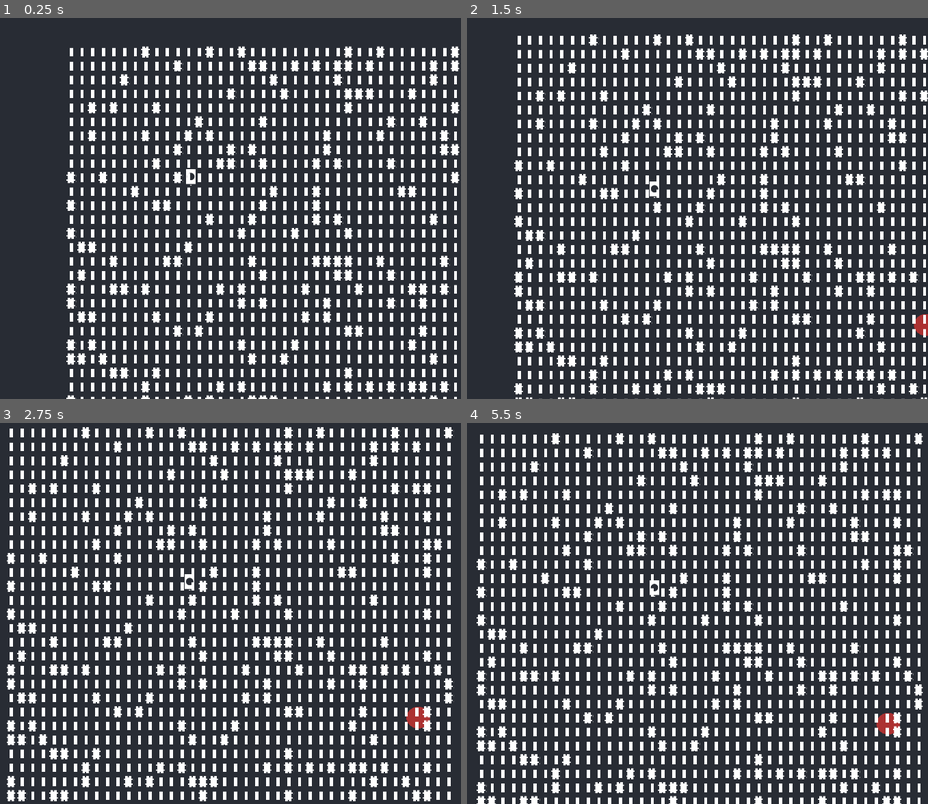
Above: before the commit, frames 1-4 (two rows, left to right).
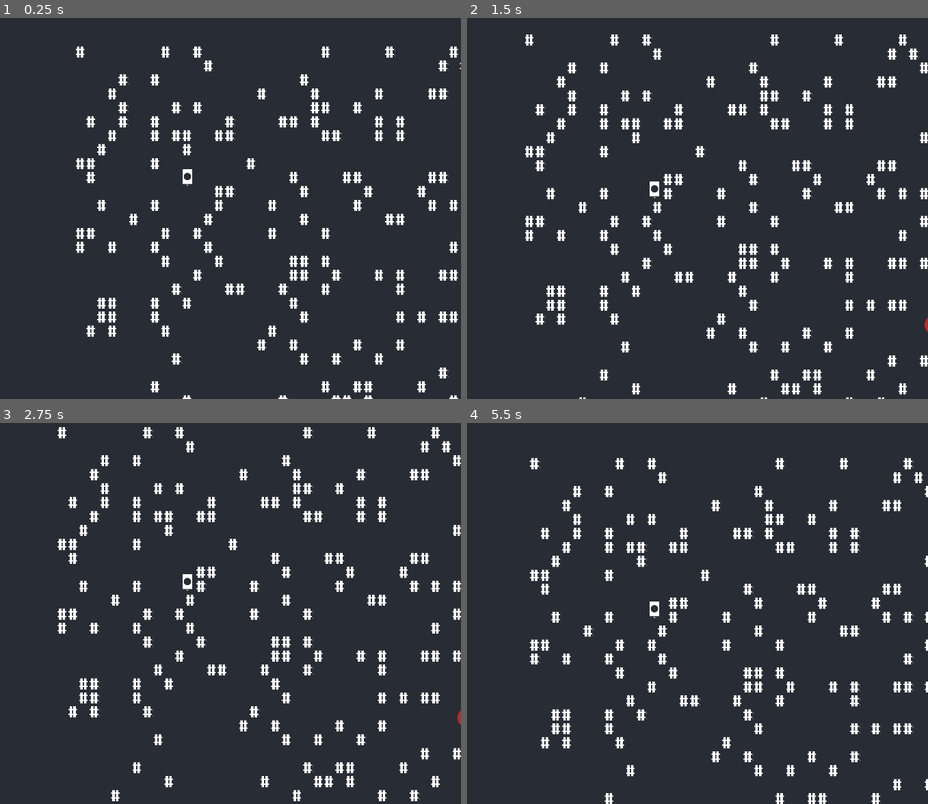
Above: after the commit, the same moments.

Repository: grantlouisherman/TransMigration
Game: Godot game, scene res://scene/main/main_scene.tscn
Two runs of this game, one before a commit and one after it. Both use one fixed random seed, a clock stepped at 60 frames per second and the inputs below.
Inputs:
- Up to frame 1 (0.25 s): no input
- Up to frame 2 (1.5 s): tap Enter at 0.5 s; hold D (move_right) 0.53-1.28 s; hold S (move_down) from 1.28 s (still down)
- Up to frame 3 (2.75 s): release S (move_down) at 2.03 s; hold D (move_right) from 2.03 s (still down)
- Up to frame 4 (5.5 s): release D (move_right) at 2.78 s; hold W (move_up) 2.78-3.53 s; hold A (move_left) 3.53-5.03 s; tap Space at 5 s; hold S (move_down) from 5.03 s (still down)

The runs differ from the first frame. In frame 1, 21% of the frame differs, in the area x 14-100%, y 7-100%; in frame 2, 23%; in frame 3, 27%, in the area x 1-100%, y 1-100%; in frame 4, 26%.

Commit message:
enimies move but looks super janky

Diff:
--- a/scene/main/scripts/InitWorld.gd
+++ b/scene/main/scripts/InitWorld.gd
@@ -37,7 +37,7 @@
 	#_create_spawn_point(viewport_width, viewport_height * .25, PointB, true)
 
 	# Create Dungeon Floor && Walls
-	_create_dungeon(DungeonSize.MAX_X*2, DungeonSize.MAX_Y*2, Floor, GroupName.DUNGEON, false)
+	#_create_dungeon(DungeonSize.MAX_X*2, DungeonSize.MAX_Y*2, Floor, GroupName.DUNGEON, false)
 	_create_dungeon(DungeonSize.MAX_X*2, DungeonSize.MAX_Y*2, Wall, GroupName.DUNGEON, true)
 
 	# Create Boundaries
--- /dev/null
+++ b/sprites/dwarf.gd
@@ -0,0 +1,17 @@
+extends CharacterBody2D
+
+
+const SPEED = 100.0
+var _direction:Vector2 = Vector2()
+var acceleration = 1.5
+var should_move_this_frame = true
+func _physics_process(delta: float) -> void:
+	#if !should_move_this_frame:
+		#pass
+	_direction = Vector2(randf_range(-1, 1), randf_range(-1, 1)).normalized()
+	velocity = lerp(velocity, _direction, delta*acceleration*SPEED)
+	should_move_this_frame =!should_move_this_frame
+	move_and_slide()
+
+func _process(delta):
+	pass
--- a/sprites/dwarf.tscn
+++ b/sprites/dwarf.tscn
@@ -1,11 +1,22 @@
-[gd_scene load_steps=3 format=3 uid="uid://64rstrxdbxvf"]
+[gd_scene load_steps=5 format=3 uid="uid://64rstrxdbxvf"]
 
+[ext_resource type="Script" path="res://sprites/dwarf.gd" id="1_71ymk"]
 [ext_resource type="Texture2D" uid="uid://b3idcysiqxx23" path="res://resource/curses_vector_24x36.png" id="1_bh1fw"]
 
-[sub_resource type="AtlasTexture" id="AtlasTexture_bs0a0"]
+[sub_resource type="RectangleShape2D" id="RectangleShape2D_sfuqq"]
+size = Vector2(25, 32)
+
+[sub_resource type="AtlasTexture" id="AtlasTexture_nreus"]
 atlas = ExtResource("1_bh1fw")
 region = Rect2(96, 216, 24, 40)
 
-[node name="Dwarf" type="Sprite2D"]
+[node name="Dwarf" type="CharacterBody2D"]
 position = Vector2(195, 64)
-texture = SubResource("AtlasTexture_bs0a0")
+script = ExtResource("1_71ymk")
+
+[node name="CollisionShape2D" type="CollisionShape2D" parent="."]
+position = Vector2(2.5, -3)
+shape = SubResource("RectangleShape2D_sfuqq")
+
+[node name="Sprite2D" type="Sprite2D" parent="."]
+texture = SubResource("AtlasTexture_nreus")
